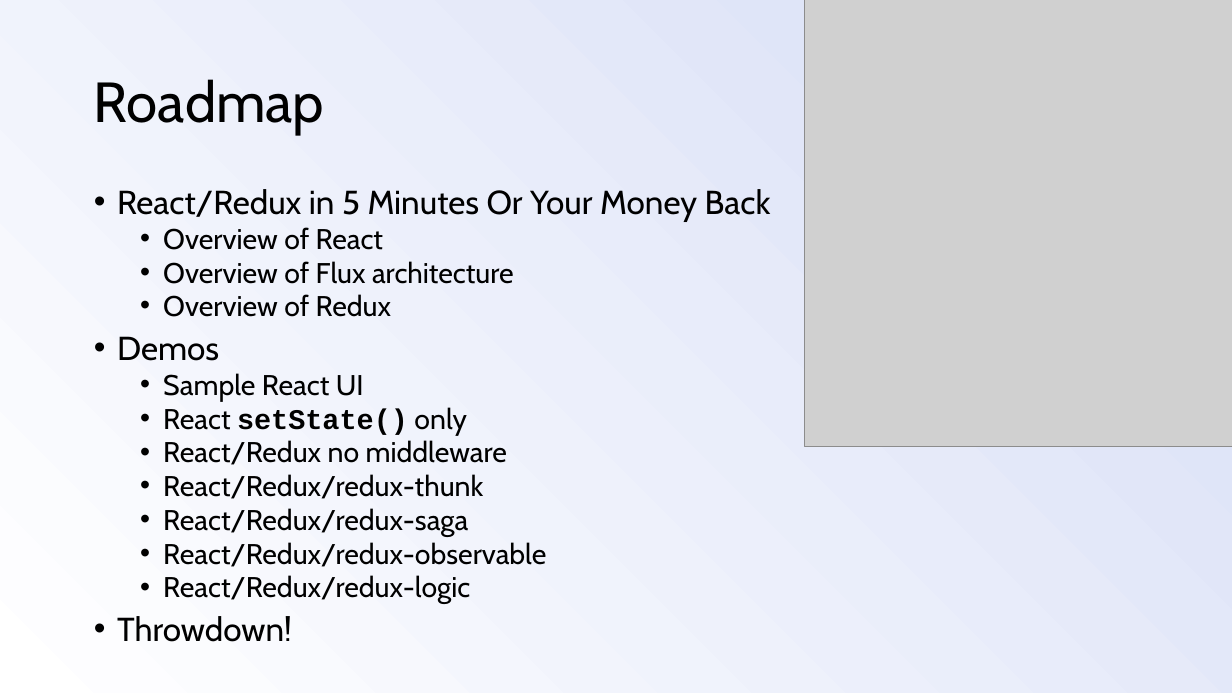
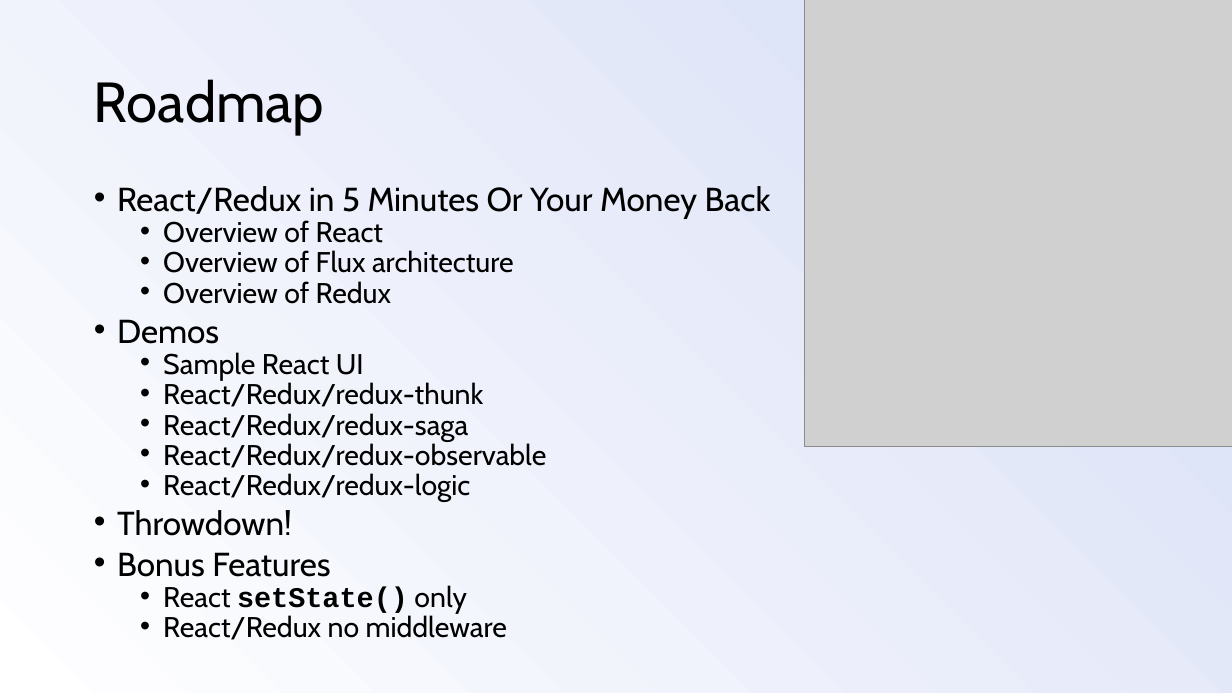
Before and after one commit to mlwigdahl/react-redux-presentation, a slide deck: slide 7 of react-redux-presentation.pptx (slide 5 before the commit). Drawn at 1232x693 pixels with LibreOffice and Linux fonts; fonts in the diff are those of the drawing; grey boxes stand for pictures. Boxes give left, top, right and bottom in pixels: in the first picture for what was removed or moved away, otherwise in the second. Text is boxed around its words. In the diff, an @@ line names an element or a change of style, - is before the commit and + after.

```diff
--- a/react-redux-presentation.pptx
+++ b/react-redux-presentation.pptx
@@ text at (x1=117, y1=186, x2=771, y2=536): line spacing 0.8 to 0.7 @@
@@ text at (x1=163, y1=407, x2=507, y2=465): paragraphs removed @@
-  • React setState() only
-  • React/Redux no middleware
@@ text at (x1=117, y1=552, x2=507, y2=640): paragraphs added @@
+• Bonus Features
+  • React setState() only
+  • React/Redux no middleware
```
Also in this commit, not shown: 7 other slides changed, 4 slides added, 1 slide removed.
